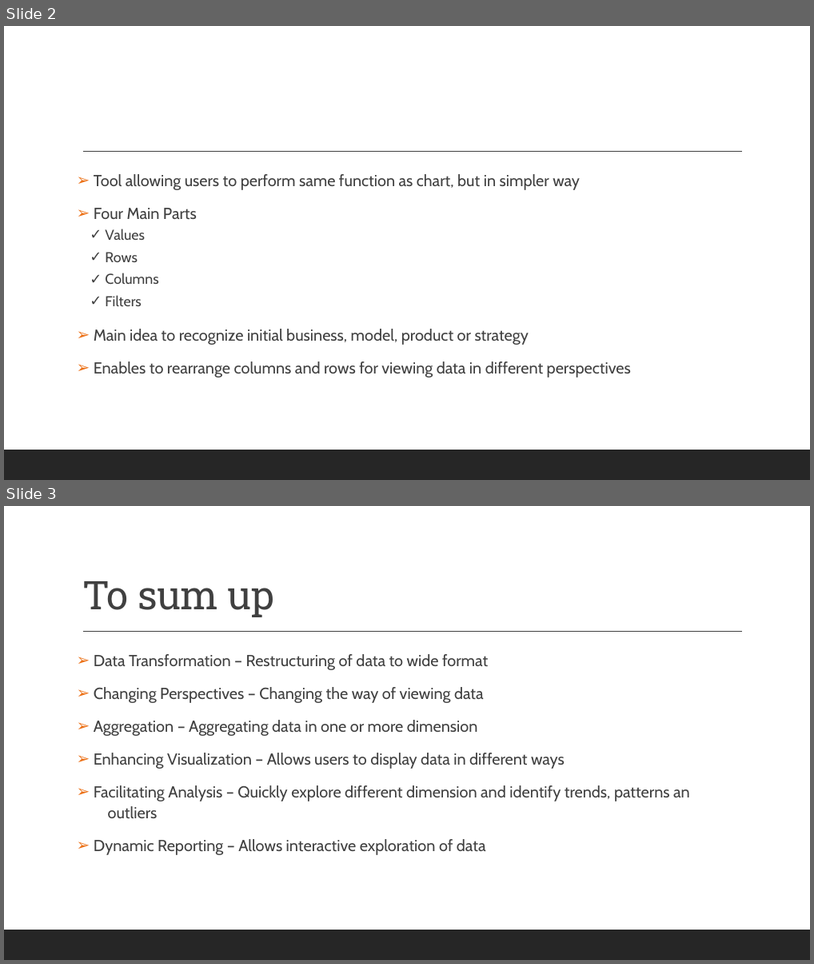
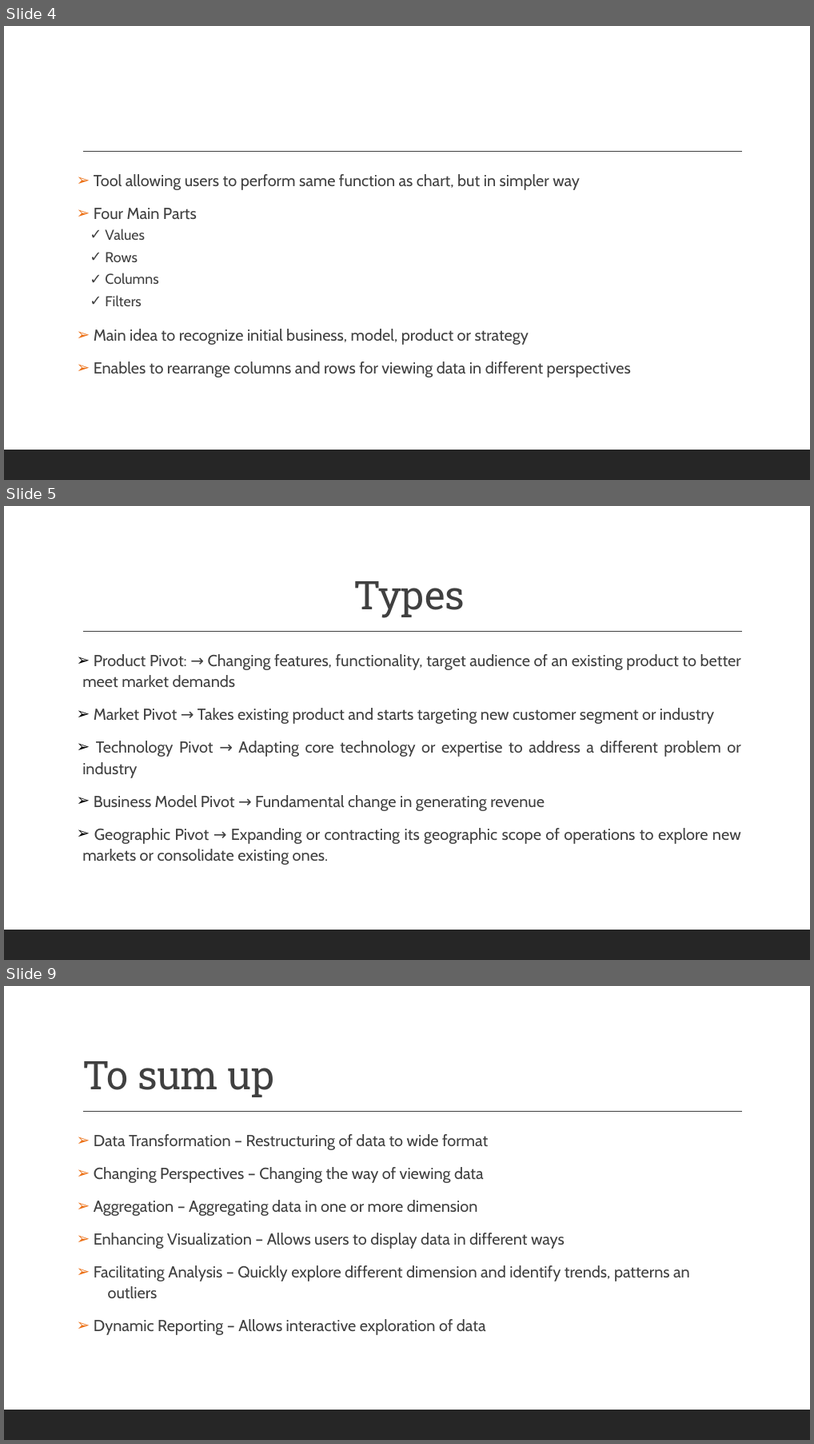
Before and after one commit to spaggiari65/present, a slide deck: PIVOTING.pptx. Shown one above the other, each under a label of ours: slides 2 and 3 before the commit, slides 4, 5 and 9 after it; the slides between them are not shown. The pictures are 814x964 and 814x1444 pixels, drawn with LibreOffice and Linux fonts; fonts in the diff are those of the drawing. Boxes give left, top, right and bottom in pixels: in the first picture for what was removed or moved away, otherwise in the second. Text is boxed around its words. In the diff, an @@ line names an element or a change of style, - is before the commit and + after.

```diff
--- a/PIVOTING.pptx
+++ b/PIVOTING.pptx
@@ slide 5 added at [4,506,810,960], background #FFFFFF; not listed: 2 template elements that a slide beside it also shows @@
@@ title added at [354,581,465,618], 47 pt, text #404040 @@
+Types
@@ text added at [82,654,742,864], 19 pt, text #404040 @@
+➢ Product Pivot: → Changing features, functionality, target audience of an existing product to better meet market demands
+➢ Market Pivot → Takes existing product and starts targeting new customer segment or industry
+➢ Technology Pivot → Adapting core technology or expertise to address a different problem or industry
+➢ Business Model Pivot → Fundamental change in generating revenue
+➢ Geographic Pivot → Expanding or contracting its geographic scope of operations to explore new markets or consolidate existing ones.
@@ what was slide 2 is now slide 4 @@
@@ what was slide 3 is now slide 9 @@
```
Also in this commit, not shown: 10 other slides added, 1 other file.
